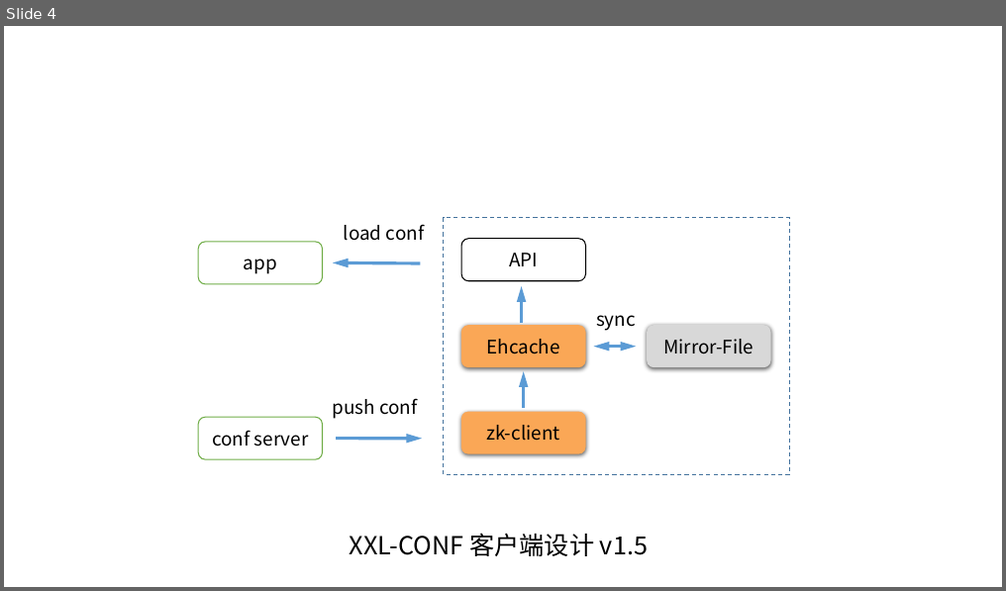
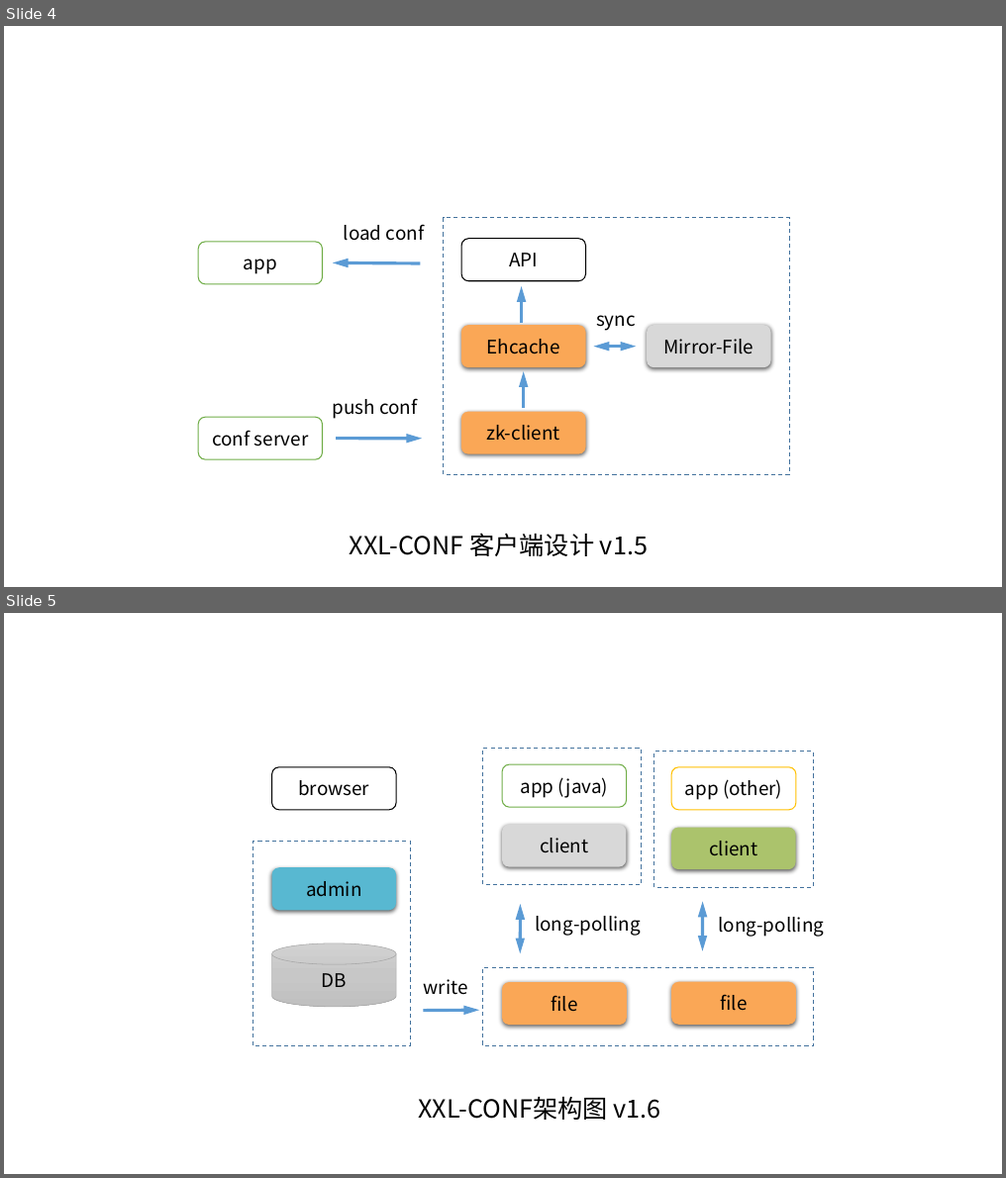
Before and after one commit to xuxueli/xxl-conf, a slide deck: doc/XXL-CONF架构图.pptx. Shown one above the other, each under a label of ours: slide 4 before the commit, slides 4 and 5 after it. The pictures are 1006x591 and 1006x1178 pixels, drawn with LibreOffice and Linux fonts; fonts in the diff are those of the drawing. Boxes give left, top, right and bottom in pixels: in the first picture for what was removed or moved away, otherwise in the second. Text is boxed around its words. In the diff, an @@ line names an element or a change of style, - is before the commit and + after.

```diff
--- a/doc/XXL-CONF架构图.pptx
+++ b/doc/XXL-CONF架构图.pptx
@@ slide 5 added at (4,613,1002,1174), background #FFFFFF @@
@@ rectangle added at (483,749,642,884), outline #43739E 1 pt dashed @@
@@ rectangle added at (654,752,813,888), outline #43739E 1 pt dashed @@
@@ rounded rectangle added at (272,767,396,810), fill #FFFFFF, outline #000000 1 pt, 18 pt, text #000000 @@
+browser
@@ rounded rectangle added at (503,765,627,808), fill #FFFFFF, outline #70AD47 1 pt, 18 pt, text #000000 @@
+app (java)
@@ rounded rectangle added at (672,767,796,810), fill #FFFFFF, outline #FFC000 1 pt, 18 pt, text #000000 @@
+app (other)
@@ rectangle added at (252,842,410,1047), outline #43739E 1 pt dashed @@
@@ rounded rectangle added at (502,825,626,867), fill #D8D8D8, 18 pt, text #000000 @@
+client
@@ rounded rectangle added at (672,827,796,869), fill #ABC36C, 18 pt, text #000000 @@
+client
@@ rounded rectangle added at (272,867,396,910), fill #58B8D1, 18 pt, text #000000 @@
+admin
@@ double arrow added from (521, 904) to (521, 954), #5B9BD5 3 pt @@
@@ double arrow added from (703, 902) to (703, 952), #5B9BD5 3 pt @@
@@ text added at (535,916,641,936), 18 pt, text #000000 @@
+long-polling
@@ text added at (718,917,824,937), 18 pt, text #000000 @@
+long-polling
@@ cylinder added at (272,944,396,1008), fill gradient #D2D2D2 to #C8C8C8 to #C0C0C0, outline #A5A5A5 0.5 pt, 18 pt, text #000000 @@
+DB
@@ rectangle added at (483,967,813,1047), outline #43739E 1 pt dashed @@
@@ text added at (424,979,468,995), 18 pt, text #000000 @@
+write
@@ rounded rectangle added at (502,982,626,1025), fill #FAA756, 18 pt, text #000000 @@
+file
@@ rounded rectangle added at (672,982,796,1025), fill #FAA756, 18 pt, text #000000 @@
+file
@@ arrow added from (423, 1011) to (479, 1011), #5B9BD5 3 pt @@
@@ text added at (418,1096,661,1120), 24 pt, text #000000 @@
+XXL-CONF架构图 v1.6
```
Also in this commit, not shown: 1 other slide added, 7 other files.
